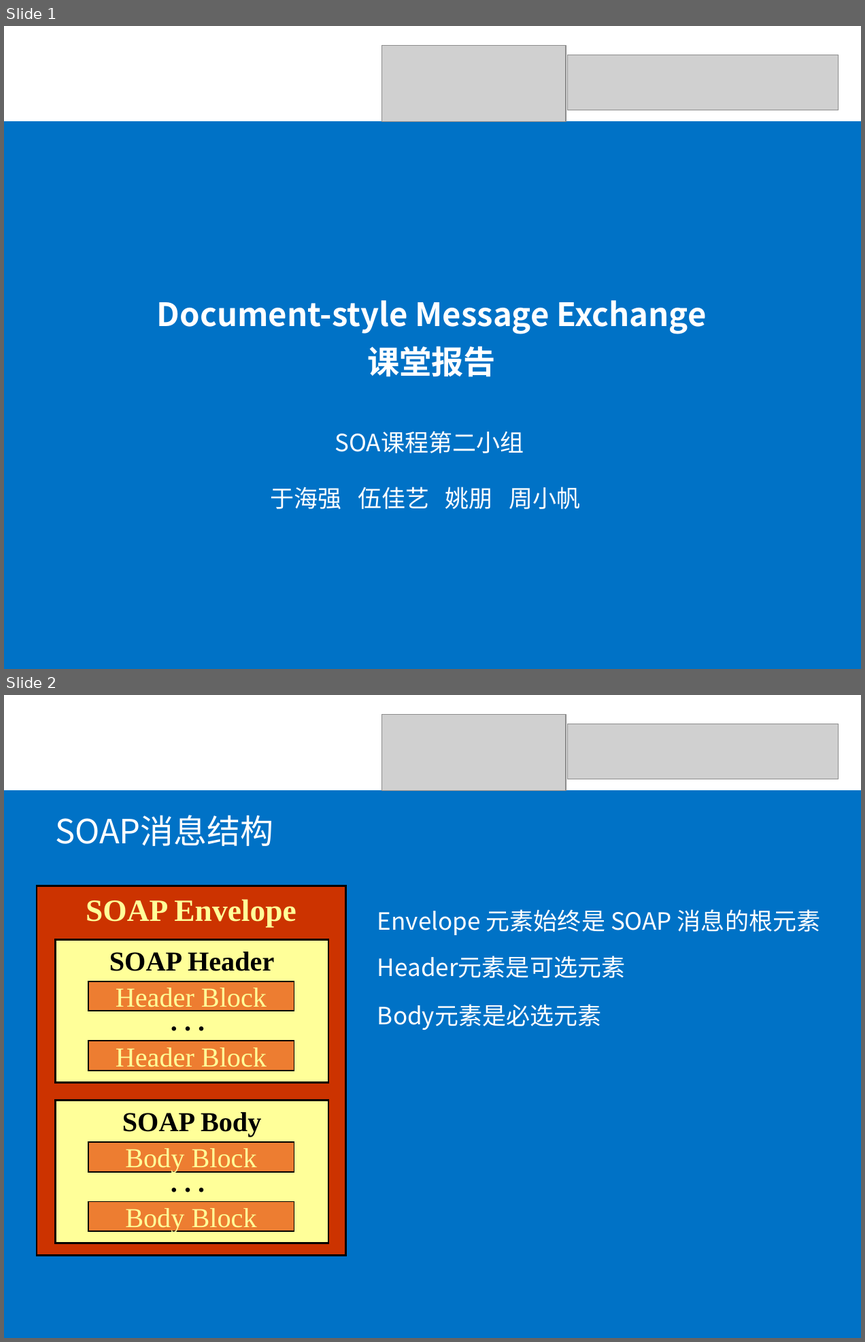
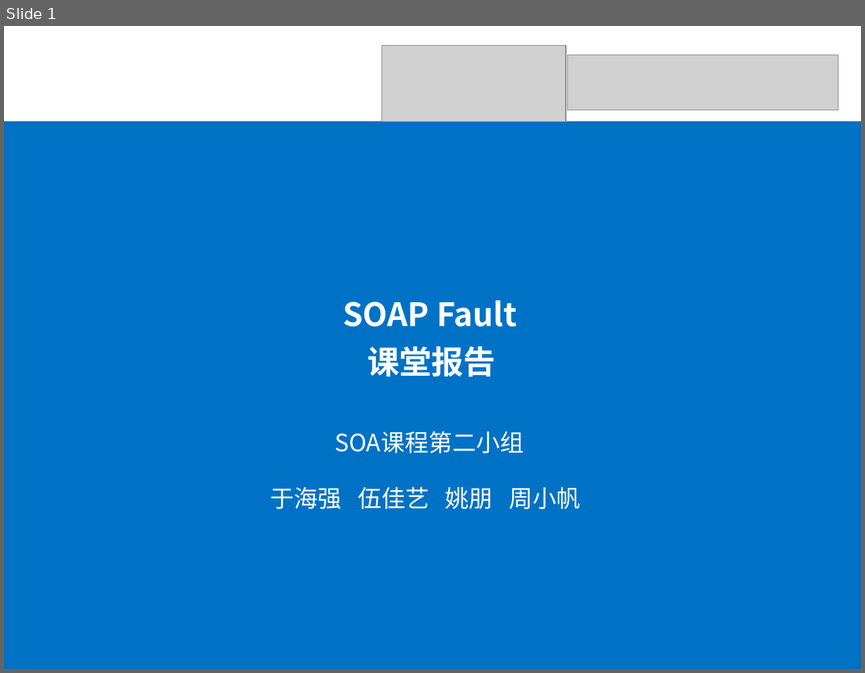
Before and after one commit to SOATeam/homework, a slide deck: assignment5/SOAP Fault课堂报告/SOAP Fault课堂报告.ppt. Shown one above the other, each under a label of ours: slides 1 and 2 before the commit, slide 1 after it. The pictures are 865x1342 and 865x673 pixels, drawn with LibreOffice and Linux fonts; fonts in the diff are those of the drawing; grey boxes stand for pictures. Boxes give left, top, right and bottom in pixels: in the first picture for what was removed or moved away, otherwise in the second. Text is boxed around its words. In the diff, an @@ line names an element or a change of style, - is before the commit and + after.

```diff
--- a/assignment5/SOAP Fault课堂报告/SOAP Fault课堂报告.ppt
+++ b/assignment5/SOAP Fault课堂报告/SOAP Fault课堂报告.ppt
@@ slide 2 removed at (x1=4, y1=695, x2=861, y2=1338), background #FFFFFF @@
@@ picture removed at (x1=382, y1=715, x2=566, y2=791) @@
@@ picture removed at (x1=568, y1=724, x2=838, y2=779) @@
@@ rectangle removed at (x1=4, y1=790, x2=861, y2=1338) @@
@@ text removed at (x1=55, y1=815, x2=273, y2=846) @@
-SOAP消息结构
@@ text removed at (x1=377, y1=909, x2=820, y2=935) @@
-Envelope 元素始终是 SOAP 消息的根元素
@@ text removed at (x1=377, y1=955, x2=625, y2=978) @@
-Header元素是可选元素
@@ text removed at (x1=377, y1=1004, x2=602, y2=1030) @@
-Body元素是必选元素
@@ group removed at (x1=37, y1=886, x2=345, y2=1255): 7 rectangles, 2 texts @@
-SOAP Envelope
-SOAP Header
-Header Block
-Header Block
-. . .
-SOAP Body
-Body Block
-Body Block
-. . .
@@ slide 1 changed as well @@
@@ text at (x1=343, y1=300, x2=517, y2=327): text changed @@
-Document-style Message Exchange
+SOAP Fault
```
Also in this commit, not shown: 1 other slide changed, 6 slides added, 11 other slides removed.
